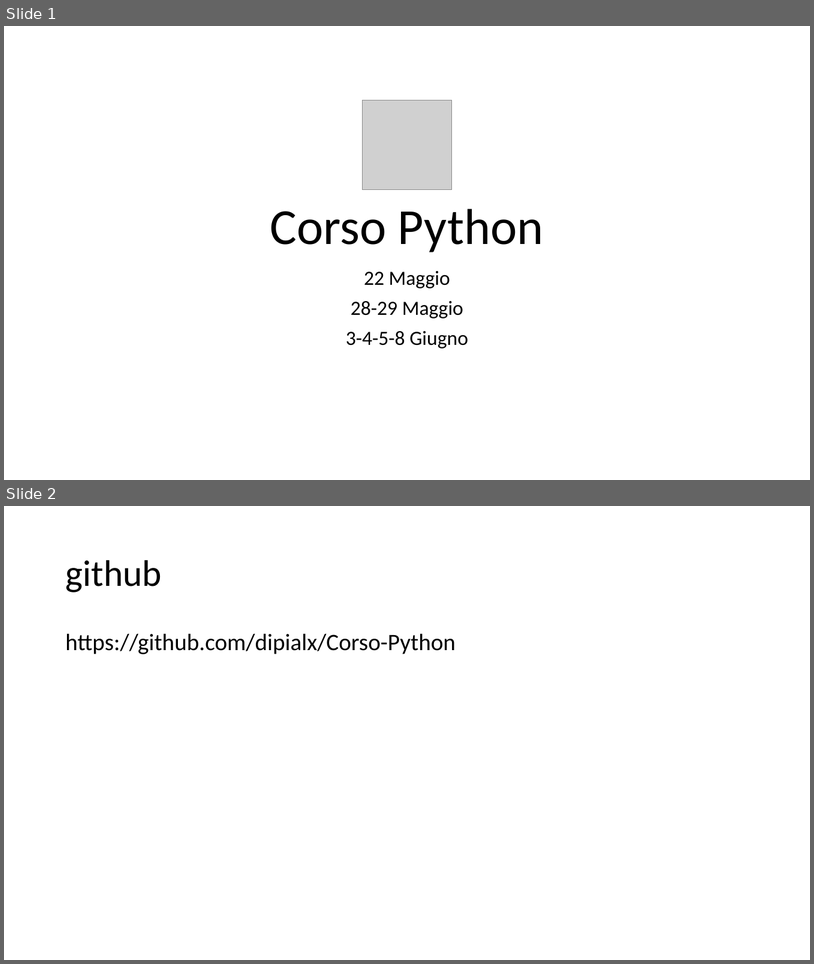
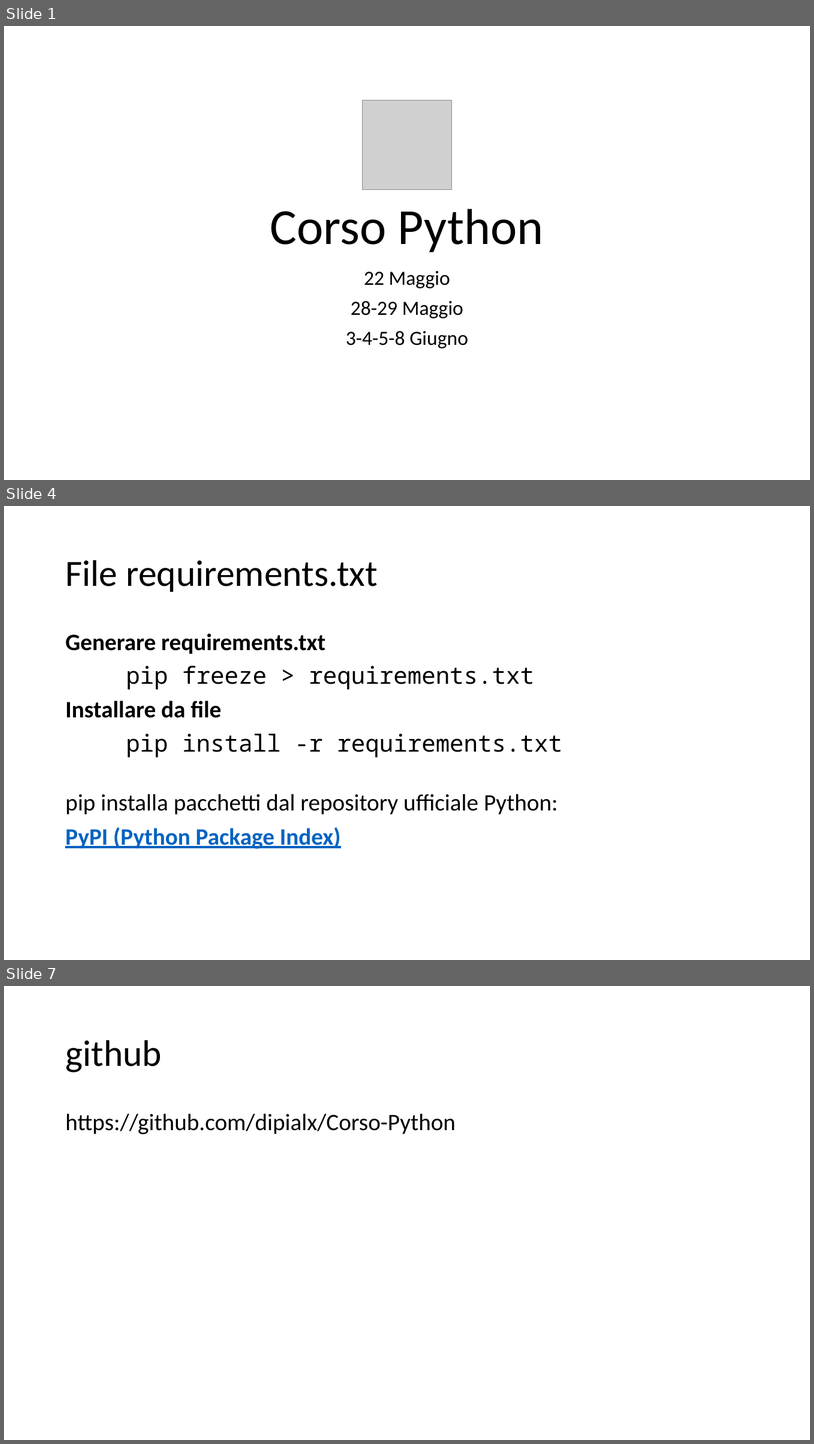
Before and after one commit to dipialx/Corso-Python, a slide deck: Lez2.pptx. Shown one above the other, each under a label of ours: slides 1 and 2 before the commit, slides 1, 4 and 7 after it; the slides between them are not shown. The pictures are 814x964 and 814x1444 pixels, drawn with LibreOffice and Linux fonts; fonts in the diff are those of the drawing; grey boxes stand for pictures. Boxes give left, top, right and bottom in pixels: in the first picture for what was removed or moved away, otherwise in the second. Text is boxed around its words. In the diff, an @@ line names an element or a change of style, - is before the commit and + after.

```diff
--- a/Lez2.pptx
+++ b/Lez2.pptx
@@ slide 4 added at <box>4,506,810,960</box>, background #FFFFFF @@
@@ title added at <box>65,560,378,592</box>, 44 pt, text #000000 @@
+File requirements.txt
@@ text added at <box>65,633,563,849</box>, 28 pt, text #000000 @@
+Generare requirements.txt
+pip freeze > requirements.txt
+Installare da file
+pip install -r requirements.txt
+pip installa pacchetti dal repository ufficiale Python:
+PyPI (Python Package Index)
@@ what was slide 2 is now slide 7 @@
```
Also in this commit, not shown: 5 other slides added, 37 other files.
